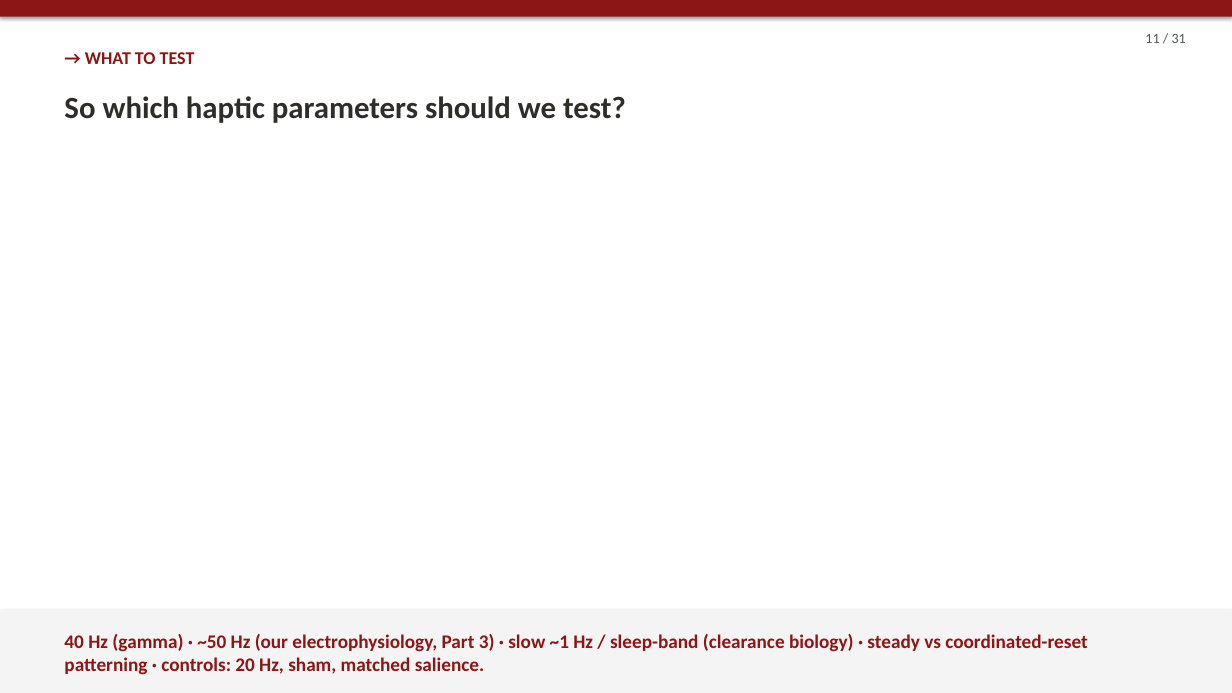
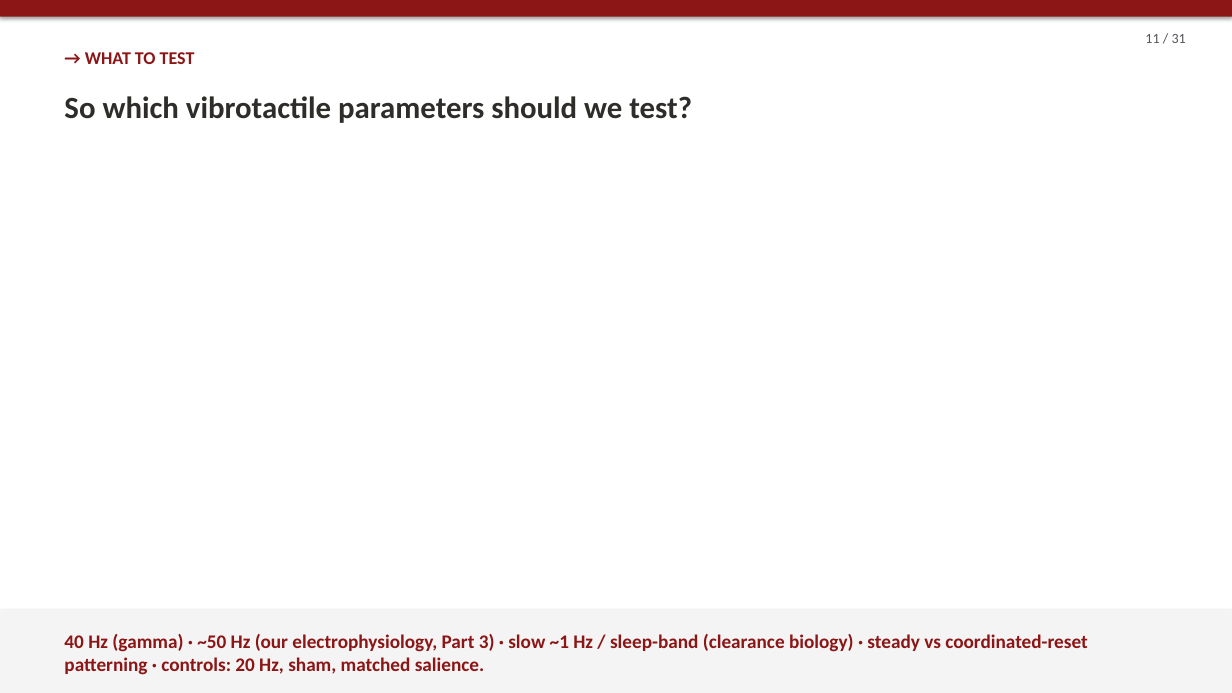
Before and after one commit to wehabit/hpaticmousebuzsakilab, a slide deck: slide 11 of presentation/haptic_brain_talk.pptx. Drawn at 1232x693 pixels with LibreOffice and Linux fonts; fonts in the diff are those of the drawing. Boxes give left, top, right and bottom in pixels: in the first picture for what was removed or moved away, otherwise in the second. Text is boxed around its words. In the diff, an @@ line names an element or a change of style, - is before the commit and + after.

```diff
--- a/presentation/haptic_brain_talk.pptx
+++ b/presentation/haptic_brain_talk.pptx
@@ text at bbox=[64, 96, 692, 123]: text changed @@
-So which haptic parameters should we test?
+So which vibrotactile parameters should we test?
```
Also in this commit, not shown: 7 other slides changed, 2 other files.
